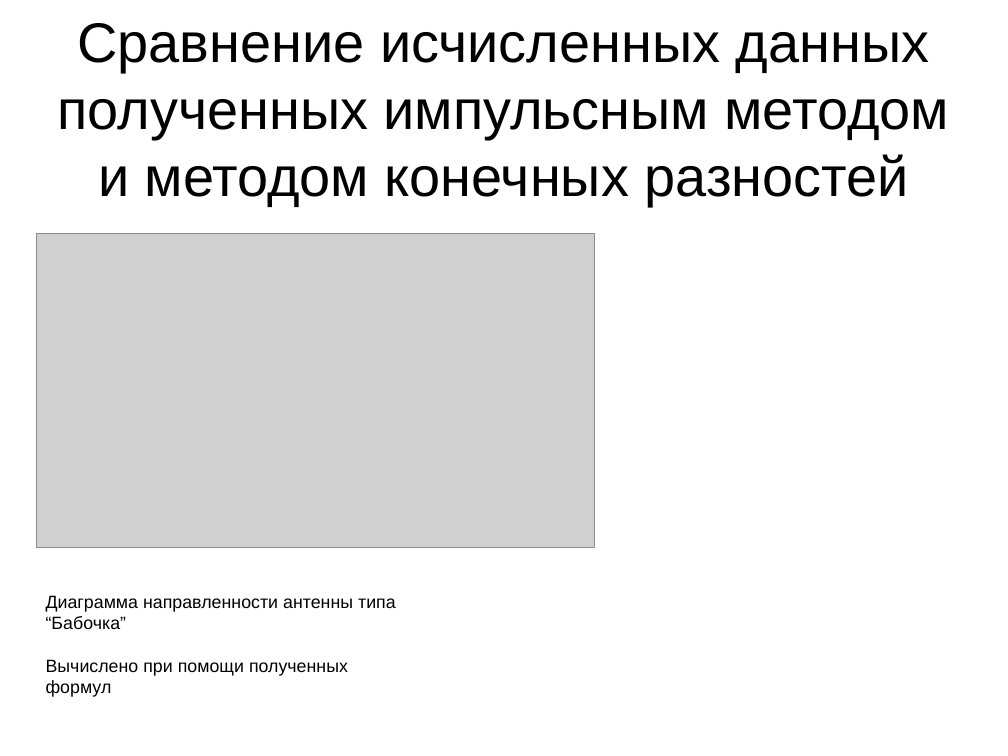
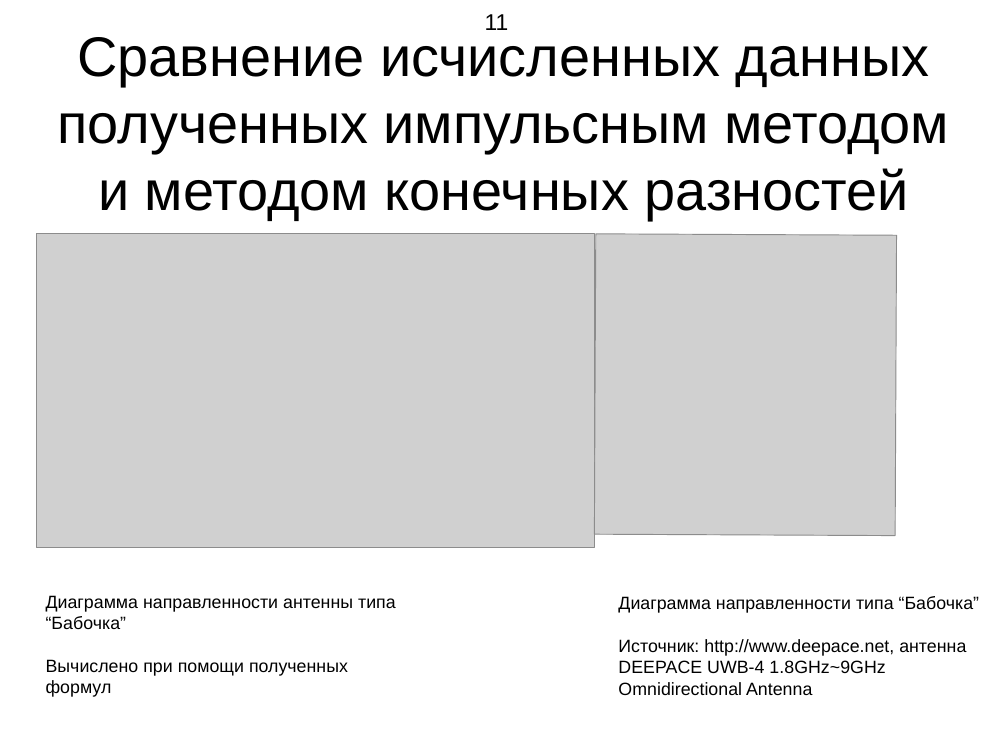
Before and after one commit to demanxd/Disser, a slide deck: slide 11 of Presentaition.odp. Drawn at 1008x756 pixels with LibreOffice and Linux fonts; fonts in the diff are those of the drawing; grey boxes stand for pictures. Boxes give left, top, right and bottom in pixels: in the first picture for what was removed or moved away, otherwise in the second. Text is boxed around its words. In the diff, an @@ line names an element or a change of style, - is before the commit and + after.

```diff
--- a/Presentaition.odp
+++ b/Presentaition.odp
@@ title "Сравнение исчисленных данных полученных импульсным ...": place and size @@
-title "Сравнение исчисленных данных полученных импульсным ..." at (58, 23, 950, 206)
+title "Сравнение исчисленных данных полученных импульсным ..." at (58, 37, 950, 220)
@@ page number added at (485, 14, 509, 30), 18 pt, text #000000 @@
+11
@@ picture added at (595, 233, 897, 536) @@
@@ text added at (618, 596, 980, 695), 14 pt, text #000000 @@
+Диаграмма направленности типа “Бабочка”
+Источник: http://www.deepace.net, антенна DEEPACE UWB-4 1.8GHz~9GHz Omnidirectional Antenna
```
Also in this commit, not shown: 9 other slides changed, 1 slide added, 2 slides removed, 2 other files.
